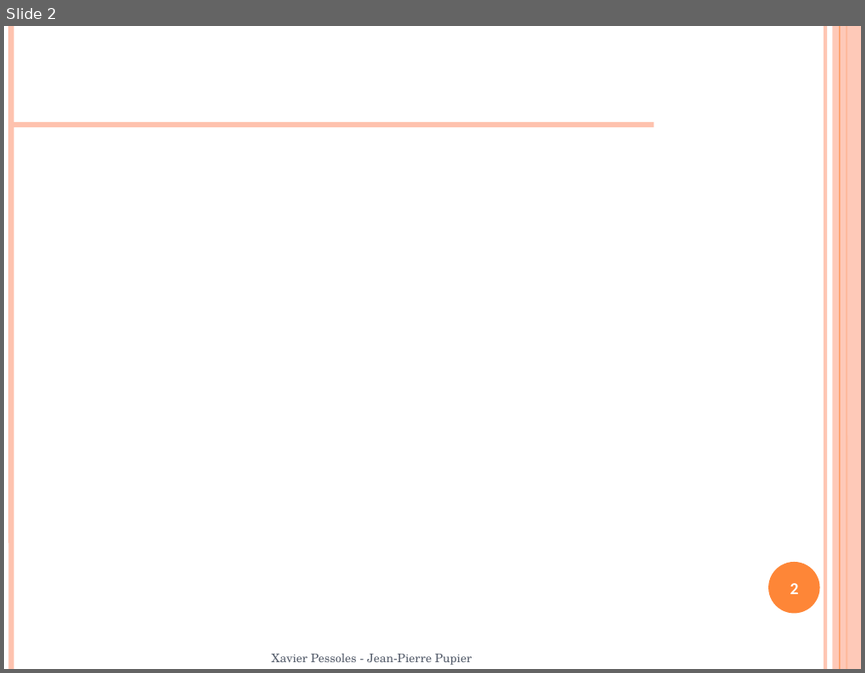
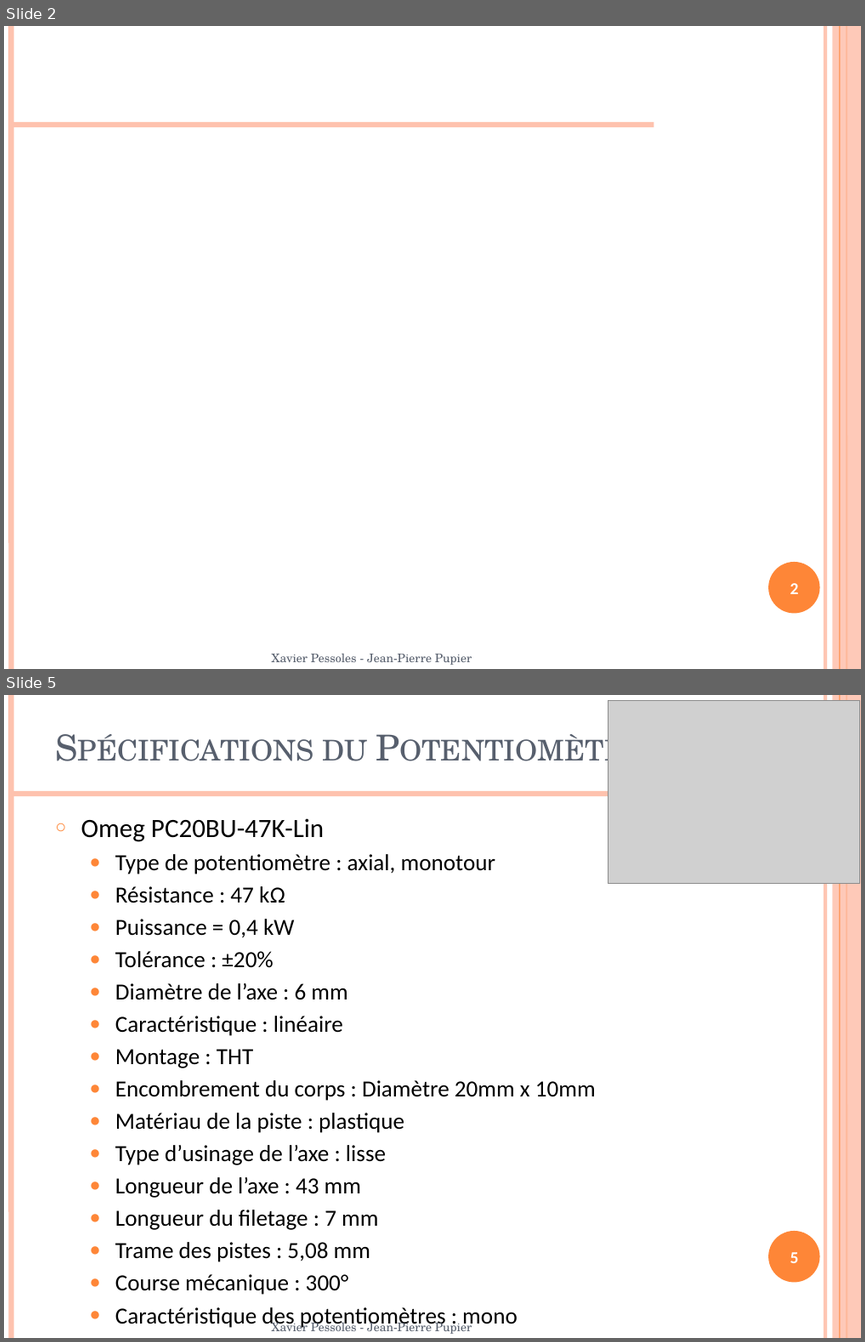
Before and after one commit to xpessoles/TP_Documents, a slide deck: Arduino/Documentation_Arduino.pptx. Shown one above the other, each under a label of ours: slide 2 before the commit, slides 2 and 5 after it; the slides between them are not shown. The pictures are 865x673 and 865x1342 pixels, drawn with LibreOffice and Linux fonts; fonts in the diff are those of the drawing; grey boxes stand for pictures; background and template pictures are left out. Boxes give left, top, right and bottom in pixels: in the first picture for what was removed or moved away, otherwise in the second. Text is boxed around its words. In the diff, an @@ line names an element or a change of style, - is before the commit and + after.

```diff
--- a/Arduino/Documentation_Arduino.pptx
+++ b/Arduino/Documentation_Arduino.pptx
@@ slide 5 added at (4,695,861,1338), background #FFFFFF; not listed: 7 template elements that a slide beside it also shows @@
@@ picture added at (608,700,859,884) @@
@@ title added at (194,739,368,874), 30 pt, text #575F6D, small capitals @@
+Spécifications du Potentiomètre
@@ text added at (81,818,596,1328), 19.4 pt, text #000000 @@
+○ Omeg PC20BU-47K-Lin
+  ● Type de potentiomètre : axial, monotour
+  ● Résistance : 47 kΩ
+  ● Puissance = 0,4 kW
+  ● Tolérance : ±20%
+  ● Diamètre de l’axe : 6 mm
+  ● Caractéristique : linéaire
+  ● Montage : THT
+  ● Encombrement du corps : Diamètre 20mm x 10mm
+  ● Matériau de la piste : plastique
+  ● Type d’usinage de l’axe : lisse
+  ● Longueur de l’axe : 43 mm
+  ● Longueur du filetage : 7 mm
+  ● Trame des pistes : 5,08 mm
+  ● Course mécanique : 300°
+  ● Caractéristique des potentiomètres : mono
+  ● Tension de travail maxi : 500 VDC
@@ page number added at (790,1252,799,1263), 14 pt, text #FFFFFF, bold @@
+5
@@ text added at (272,1320,472,1333), 10 pt, text #575F6D @@
+Xavier Pessoles - Jean-Pierre Pupier
```
Also in this commit, not shown: 3 other slides added, 9 other files.
